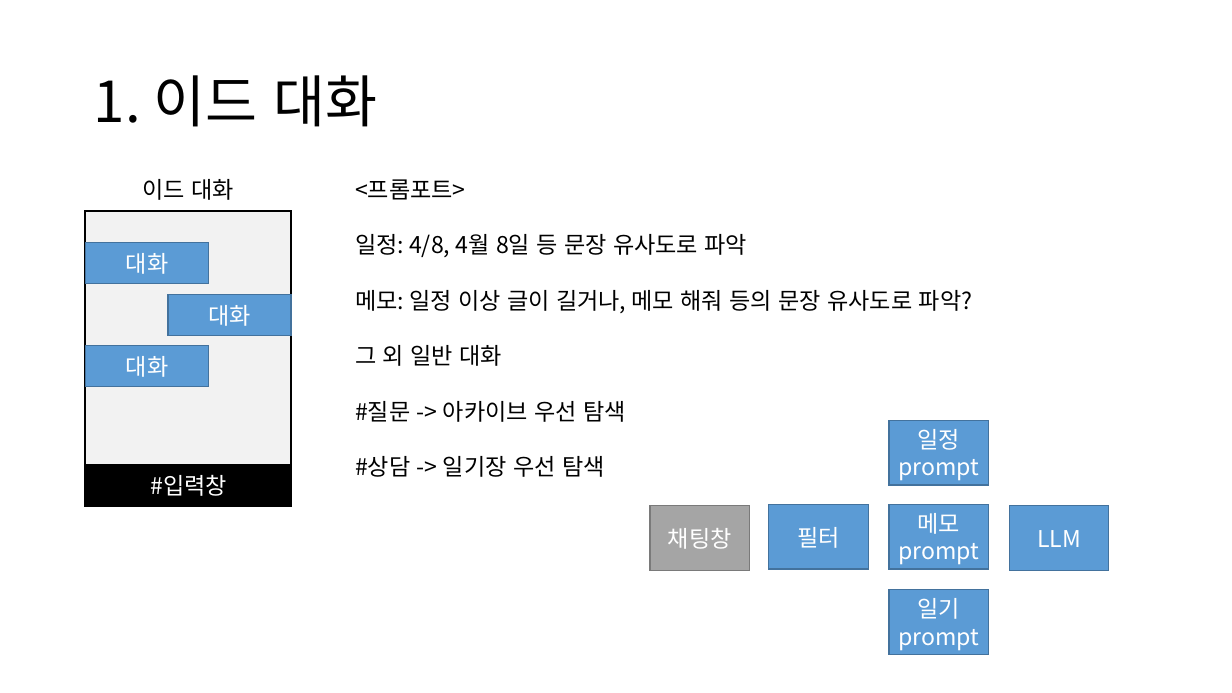
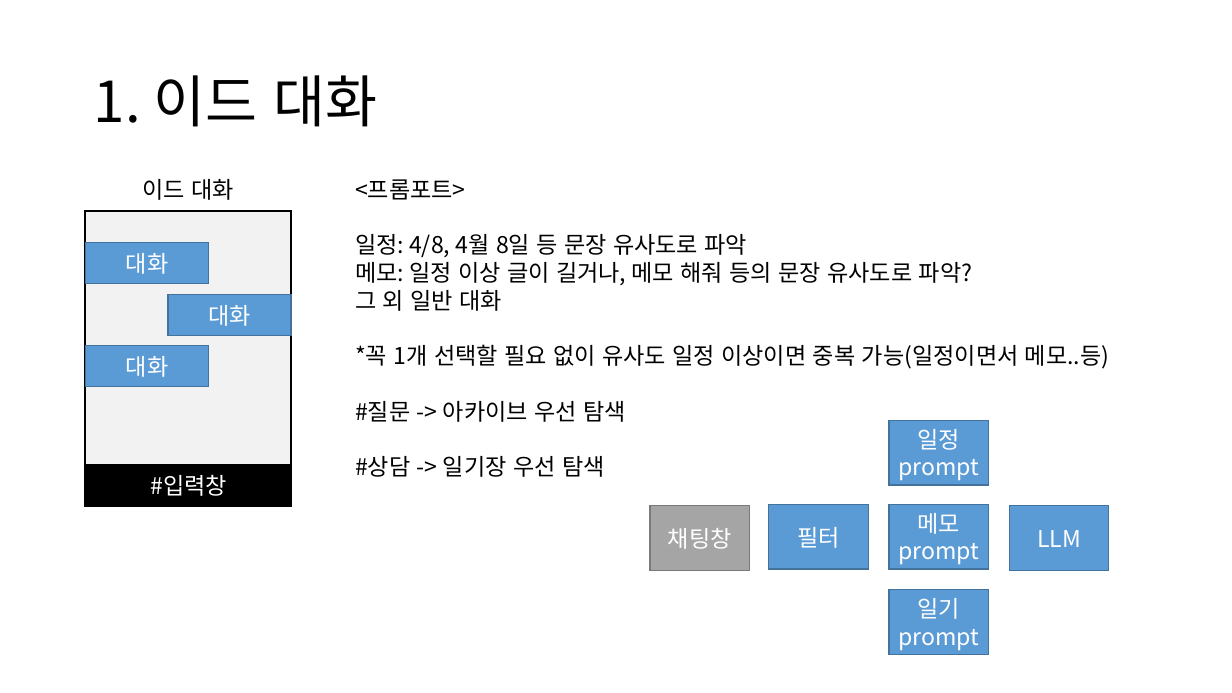
Before and after one commit to HeyHO2154/Id, a slide deck: slide 11 of 시스템 설계도.pptx. Drawn at 1232x693 pixels with LibreOffice and Linux fonts; fonts in the diff are those of the drawing. Boxes give left, top, right and bottom in pixels: in the first picture for what was removed or moved away, otherwise in the second. Text is boxed around its words. In the diff, an @@ line names an element or a change of style, - is before the commit and + after.

```diff
--- a/시스템 설계도.pptx
+++ b/시스템 설계도.pptx
@@ text at box(355, 344, 1109, 369): paragraph added @@
+*꼭 1개 선택할 필요 없이 유사도 일정 이상이면 중복 가능(일정이면서 메모..등)
```
